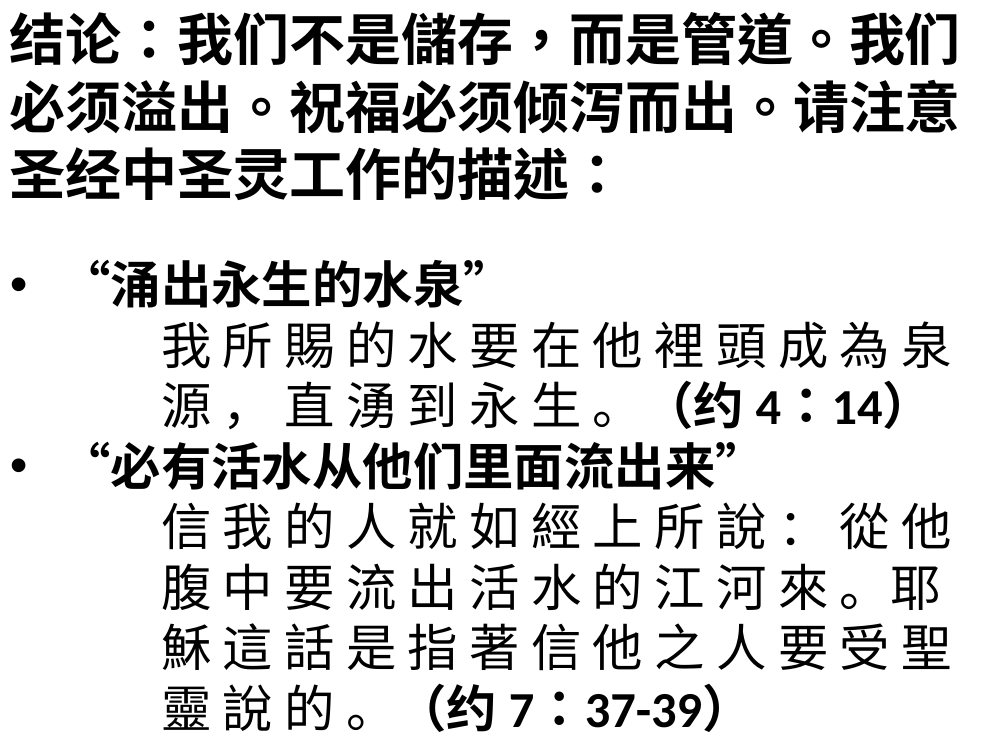
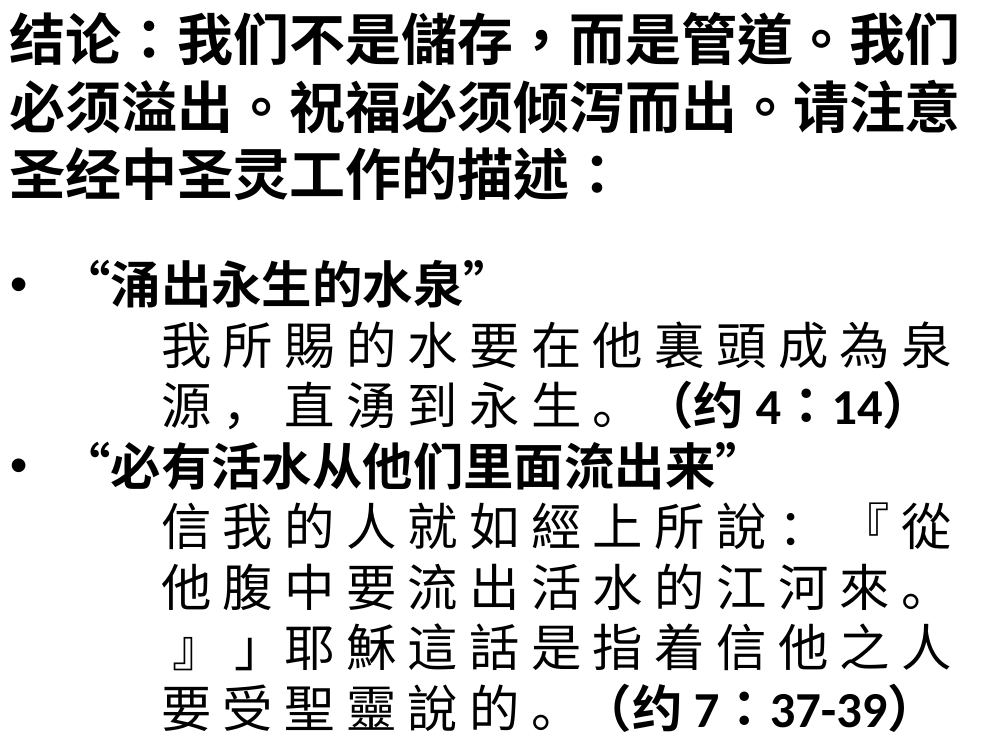
Before and after one commit to sauchilee/sauchilee.github.io, a slide deck: slide 11 of preaching/被聖靈充滿.pptx. Drawn at 1008x756 pixels with LibreOffice and Linux fonts; fonts in the diff are those of the drawing. Boxes give left, top, right and bottom in pixels: in the first picture for what was removed or moved away, otherwise in the second. Text is boxed around its words. In the diff, an @@ line names an element or a change of style, - is before the commit and + after.

```diff
--- a/preaching/被聖靈充滿.pptx
+++ b/preaching/被聖靈充滿.pptx
@@ text at (161, 321, 951, 429): text changed @@
-      我 所 賜 的 水 要 在 他 裡 頭 成 為 泉 源 ， 直 湧 到 永 生 。（约 4：14）
+      我 所 賜 的 水 要 在 他 裏 頭 成 為 泉 源 ， 直 湧 到 永 生 。（约 4：14）
@@ text at (161, 502, 951, 732): text changed @@
-      信 我 的 人 就 如 經 上 所 說 ： 從 他 腹 中 要 流 出 活 水 的 江 河 來 。耶 穌 這 話 是 指 著 信 他 之 人 要 受 聖 靈 說 的 。（约 7：37-39）
+      信 我 的 人 就 如 經 上 所 說 ： 『 從 他 腹 中 要 流 出 活 水 的 江 河 來 。 』 」耶 穌 這 話 是 指 着 信 他 之 人 要 受 聖 靈 說 的 。（约 7：37-39）
```
Also in this commit, not shown: 7 other slides changed, 15 other files.
